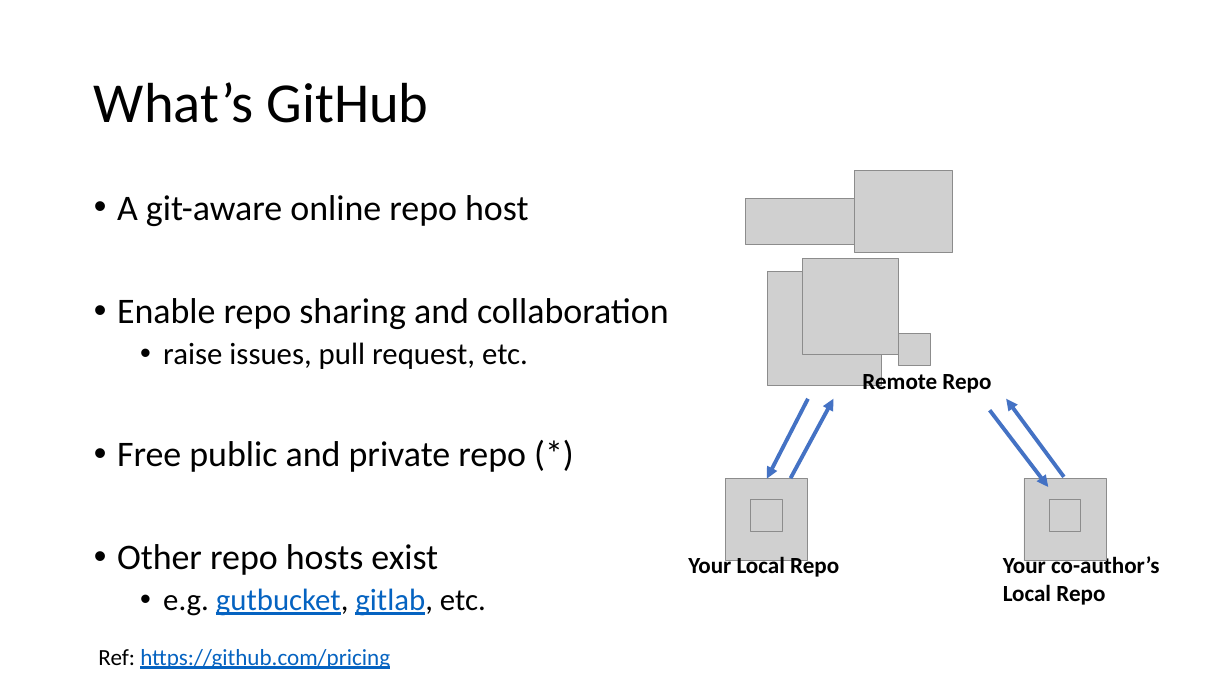
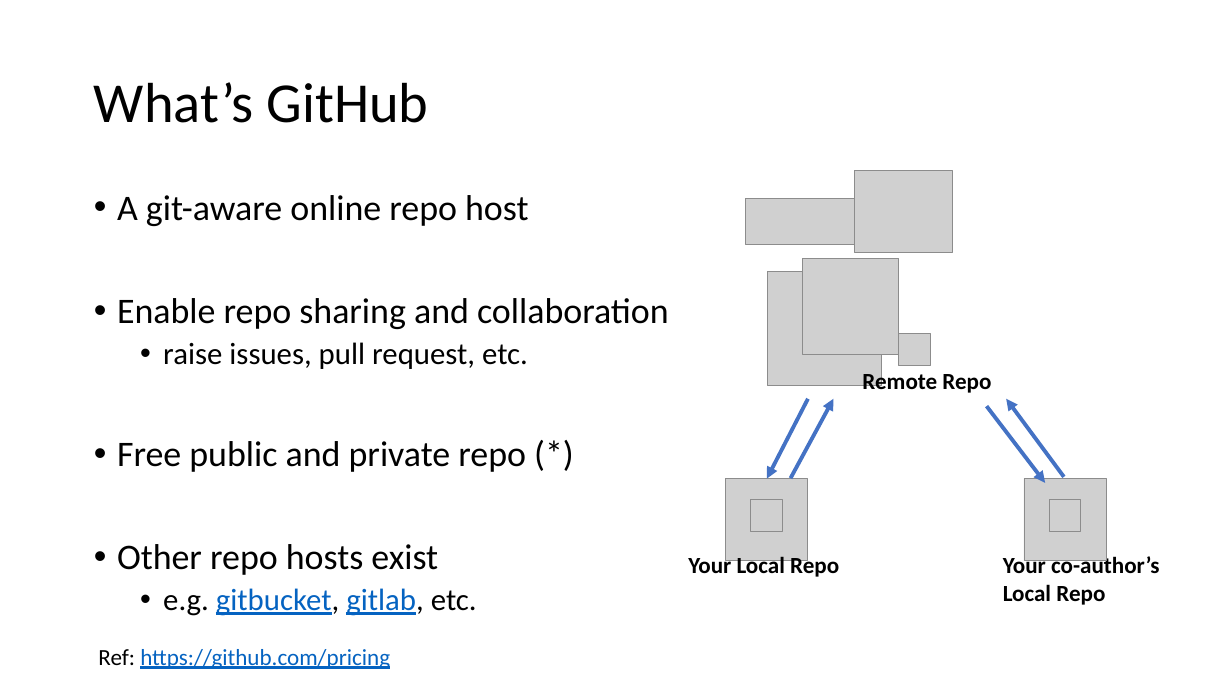
Before and after one commit to tdmdal/git-workshop, a slide deck: slide 3 of git_intro.pptx. Drawn at 1232x693 pixels with LibreOffice and Linux fonts; fonts in the diff are those of the drawing; grey boxes stand for pictures. Boxes give left, top, right and bottom in pixels: in the first picture for what was removed or moved away, otherwise in the second. Text is boxed around its words. In the diff, an @@ line names an element or a change of style, - is before the commit and + after.

Commit message:
rearranged slides based on dry run feedback

```diff
--- a/git_intro.pptx
+++ b/git_intro.pptx
@@ arrow moved from (990, 410) - (1048, 487) to (987, 407) - (1045, 483) @@
@@ text at [163,588,477,616]: text changed @@
-  • e.g. gutbucket, gitlab, etc.
+  • e.g. gitbucket, gitlab, etc.
```
Also in this commit, not shown: 18 other slides changed, 4 slides added, 1 slide removed, 2 other files.
